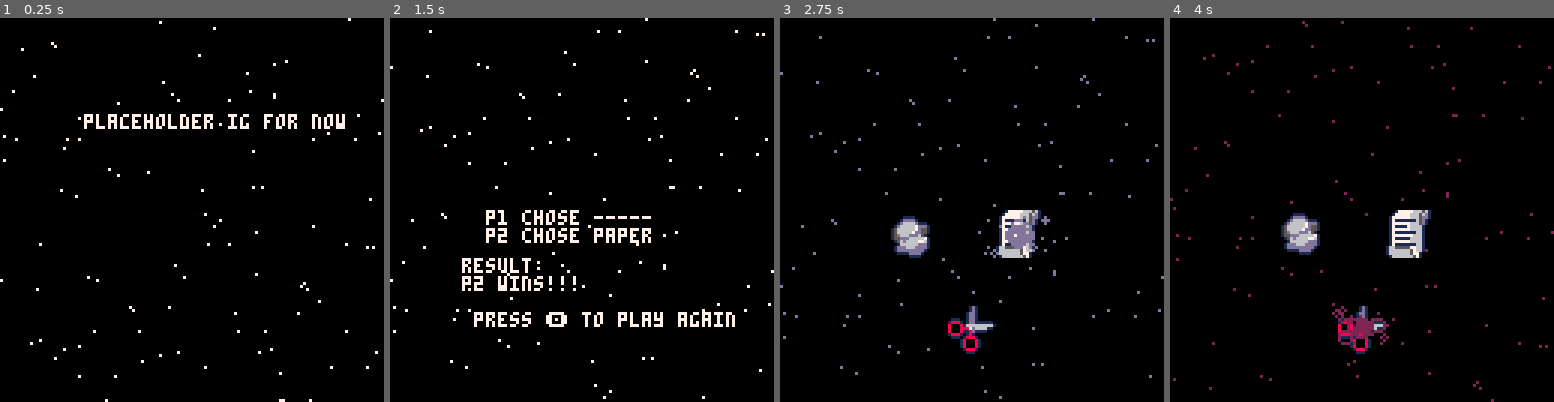
Above: before the commit, frames 1-4 (left to right).
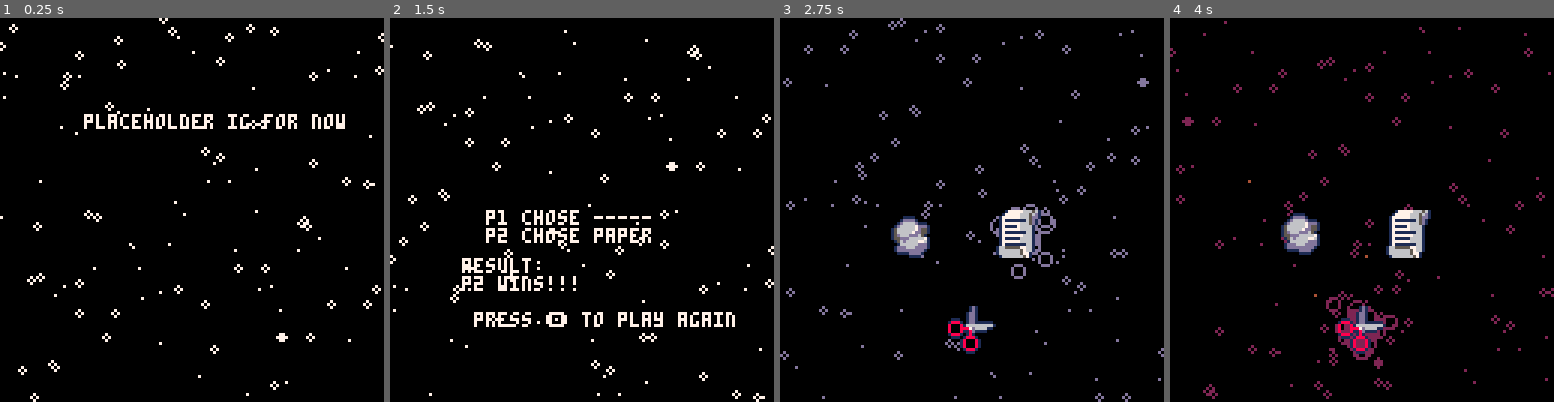
Above: after the commit, the same moments.

Repository: haarshmap/scissors-8
Game: PICO-8 cartridge rps1.p8
Two runs of this game, one before a commit and one after it. Both use one fixed random seed, a clock stepped at 60 frames per second and the inputs below.
Inputs:
- Up to frame 1 (0.25 s): no input
- Up to frame 2 (1.5 s): tap X (X key) at 0.33, 1.07 s; tap O (Z key) at 0.7 s
- Up to frame 3 (2.75 s): hold Right 1.6-2.1 s; tap O (Z key) at 1.7, 2.1, 2.5 s; tap X (X key) at 1.85 s; hold Up 2.15-2.42 s; hold Right from 2.47 s (still down)
- Up to frame 4 (4 s): tap O (Z key) at 2.9, 3.3, 3.7 s; tap X (X key) at 2.97 s; release Right at 3.03 s; hold Left 3.08-3.58 s; hold Down 3.63-3.97 s

The runs differ from the first frame. In frame 1, 2.1% of the frame differs, in the area x 0-100%, y 0-100%; in frame 2, 2.1%; in frame 3, 3.1%; in frame 4, 3.3%.

Commit message:
minor changes

Diff:
--- a/rps1.p8
+++ b/rps1.p8
@@ -95,6 +95,7 @@
 	 nstars.x = flr(rnd(128))
 	 nstars.y = flr(rnd(128))
 	 nstars.col = 7
+	 nstars.r = (rnd(2))
 	 add(stars, nstars)
 	end
 
@@ -117,22 +118,23 @@
 	draw_stars()
  ani_stars(1.5,1.5,sel1)
 
+ if sel1 == 1 then
+  sspr(r.x,r.y,r.w,r.h,r.px,r.py+sin(t/30))
+	 drawparts()
+ end
+ if sel1 == 2 then
+  sspr(p.x,p.y,p.w,p.h,p.px,p.py+sin(t/31))
+	 drawparts(p.x,p.y)
+ end
+ if sel1 == 3 then
+  sspr(s.x,s.y,s.w,s.h,s.px,s.py+sin(t/32))
+	 drawparts(s.x,s.y)
+ end
+
  sspr(r.x,r.y,r.w,r.h,r.px,r.py+sin(t/30))
  sspr(p.x,p.y,p.w,p.h,p.px,p.py+sin(t/31))
  sspr(s.x,s.y,s.w,s.h,s.px,s.py+sin(t/32))
 
- if sel1 == 1 then
-  sspr(r.x,r.y,r.w,r.h,r.px,r.py+sin(t/30))
-	 drawparts()
- end
- if sel1 == 2 then
-  sspr(p.x,p.y,p.w,p.h,p.px,p.py+sin(t/31))
-	 drawparts(p.x,p.y)
- end
- if sel1 == 3 then
-  sspr(s.x,s.y,s.w,s.h,s.px,s.py+sin(t/32))
-	 drawparts(s.x,s.y)
- end
 end
 
 function drw_fg()
@@ -227,9 +229,9 @@
 end
 
 function result()
- if p1=="shield" and p2=="sword" or
-    p1=="staff" and p2=="shield"or
-    p1=="sword" and p2=="staff" then
+ if p1=="rock" and p2=="scissors" or
+    p1=="paper" and p2=="rock" or
+    p1=="scissors" and p2=="papers" then
   return "p1 wins!!!"
  else
   return "p2 wins!!!"
@@ -254,7 +256,7 @@
 function draw_stars()
  for i = 1,#stars do
  	local nstars = stars[i]
-  pset(nstars.x,nstars.y,nstars.col)
+   circ(nstars.x,nstars.y,nstars.r,nstars.col)
  end
 end
 
@@ -264,10 +266,10 @@
 		//spd depending on sel1
 		if sel1 == 0 then
    nstars.x += 0
-   nstars.y += yspd
+   nstars.y -= yspd
    nstars.col = 7
-   if nstars.y > 128 then
-	   nstars.y -= 128
+   if nstars.y < 0 then
+	   nstars.y += 128
 	  end
 		elseif sel1 == 1 then
    nstars.x -= xspd
@@ -277,18 +279,18 @@
 	   nstars.x += 128
 	  end
 		elseif sel1 == 2 then
-   nstars.x += 0
-   nstars.y -= yspd
+   nstars.x += xspd
+   nstars.y += 0
    nstars.col = 13
-	  if nstars.y < 0 then
-	   nstars.y += 128
+   if nstars.x > 128 then
+	   nstars.x -= 128
 	  end
 		elseif sel1 == 3 then
-   nstars.x += xspd
-   nstars.y += 0
+   nstars.x += 0
+   nstars.y += yspd
    nstars.col = 2
-   if nstars.x > 128 then
-	   nstars.x -= 128
+   if nstars.y > 128 then
+	   nstars.y -= 128
 	  end
 		end
  end
@@ -299,7 +301,7 @@
   local nparts = {}
   nparts.x = px
   nparts.y = py
-  nparts.r = flr(rnd(5))
+  nparts.r = flr(rnd(6))
   nparts.col = col
   nparts.sx = rnd(2)-1
   nparts.sy = rnd(2)-1
@@ -320,7 +322,7 @@
   local nparts = parts[i]
   nparts.x += nparts.sx
   nparts.y += nparts.sy
-  nparts.r -= 0.3
+  nparts.r -= 0.2
  end
 end
 __gfx__
